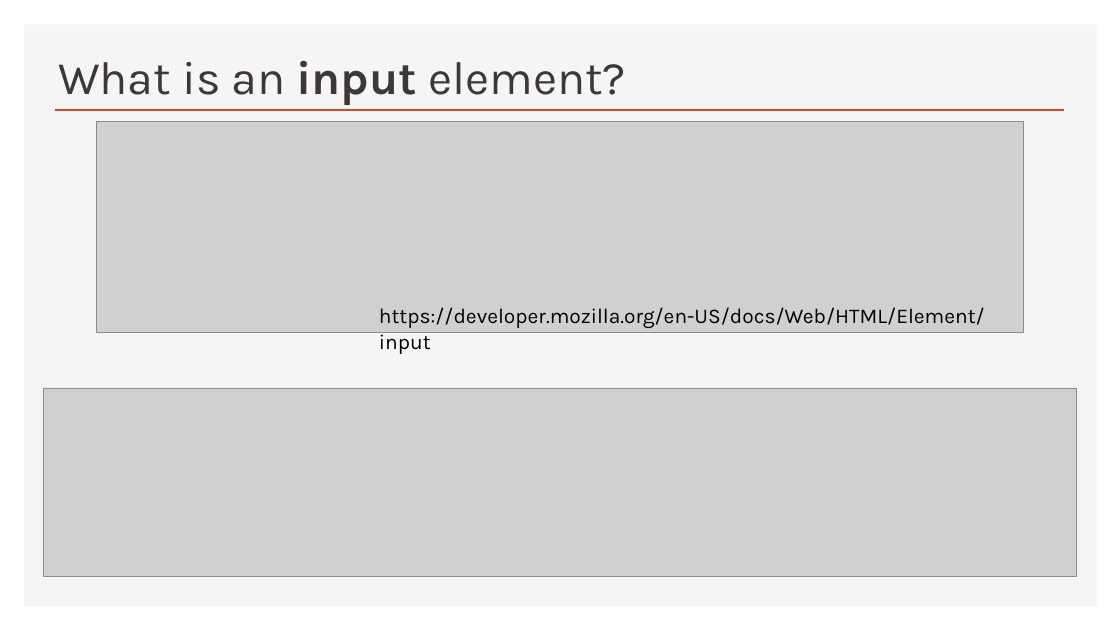
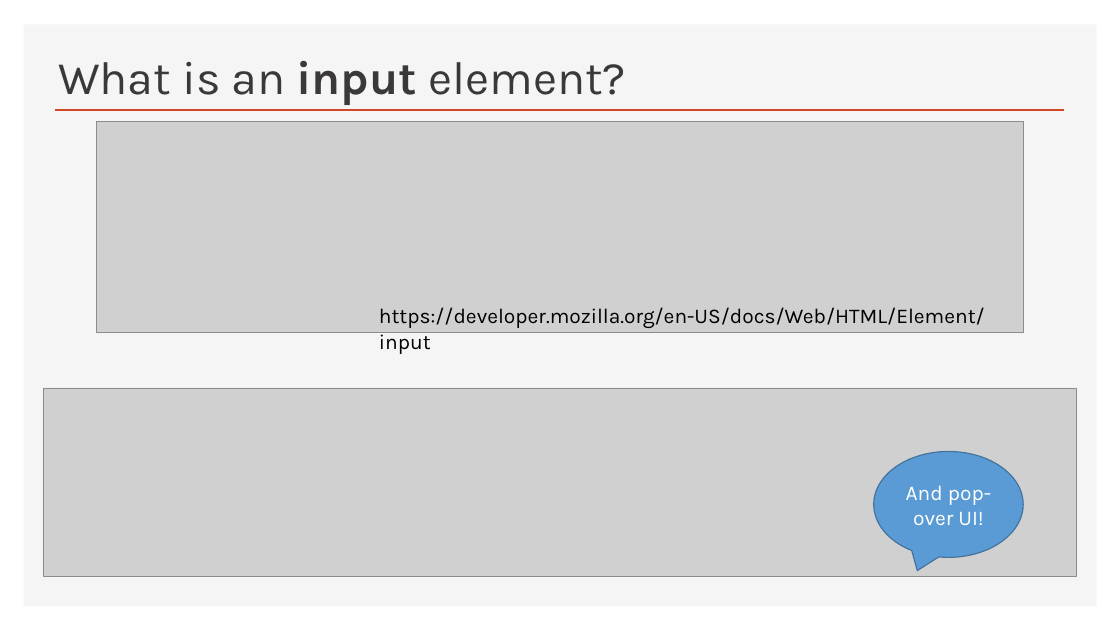
Before and after one commit to Python-Test-Engineer/web-components-v1, a slide deck: slide 25 of SLIDES/talk.pptx. Drawn at 1120x630 pixels with LibreOffice and Linux fonts; fonts in the diff are those of the drawing; grey boxes stand for pictures. Boxes give left, top, right and bottom in pixels: in the first picture for what was removed or moved away, otherwise in the second. Text is boxed around its words. In the diff, an @@ line names an element or a change of style, - is before the commit and + after.

```diff
--- a/SLIDES/talk.pptx
+++ b/SLIDES/talk.pptx
@@ speech bubble added at [874, 451, 1023, 557], fill #5B9BD5, outline #43739E 1 pt, 18 pt, text #FFFFFF @@
+And pop-over UI!
```
Also in this commit, not shown: 10 other slides changed, 2 other files.
